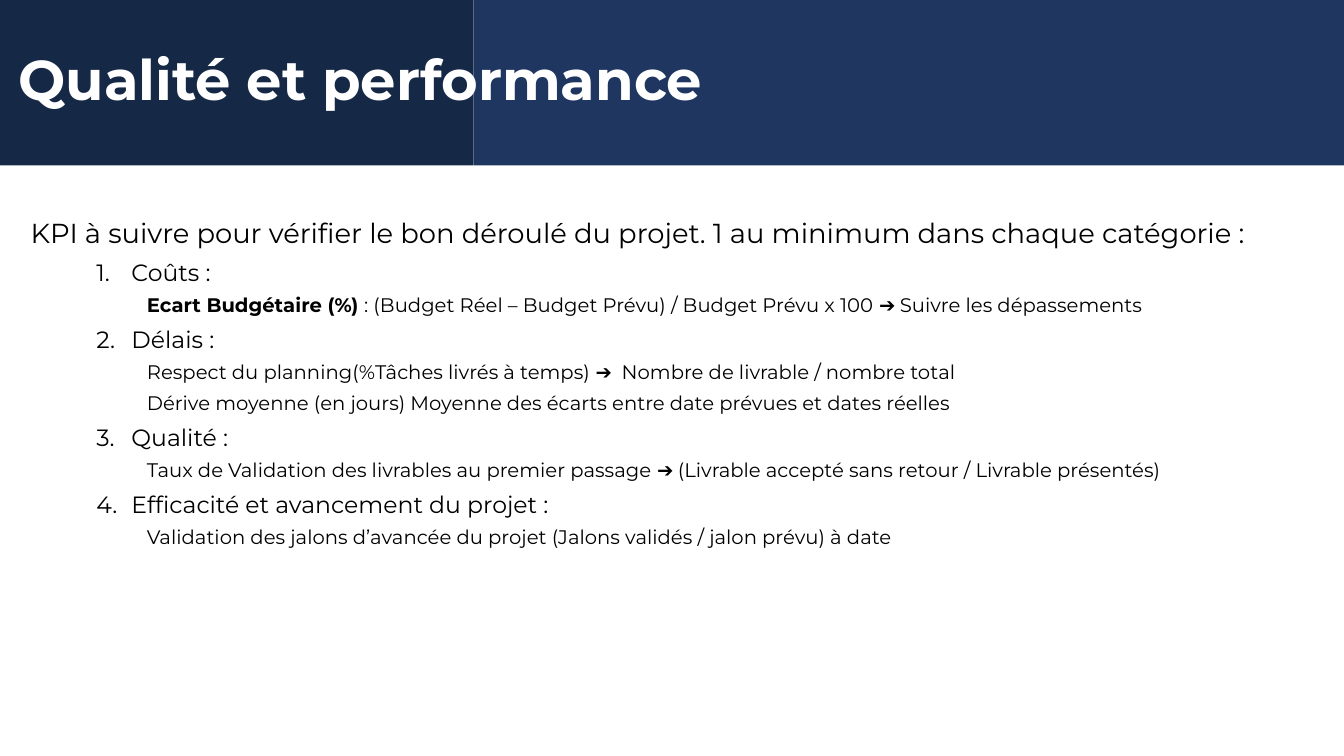
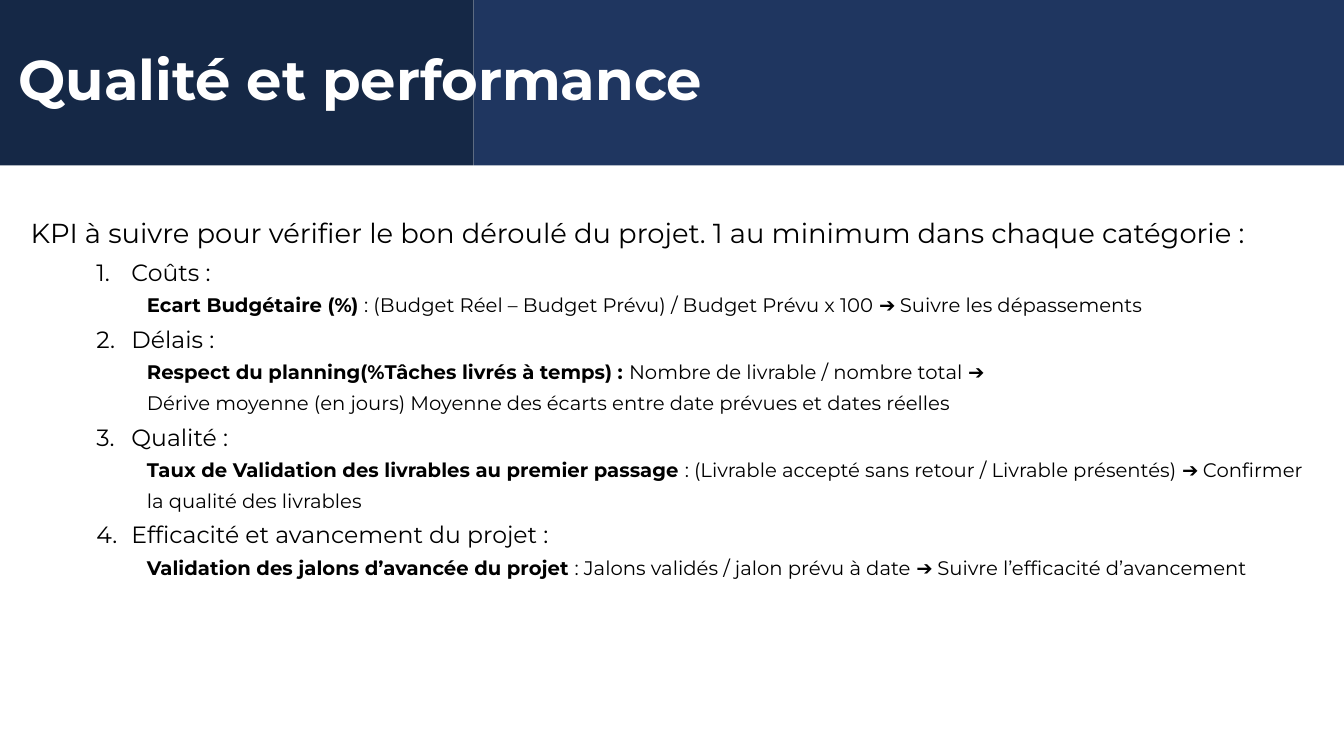
Before and after one commit to Rom1du62/rom1du62.github.io, a slide deck: slide 10 of Realisation_portfolio/Cahier des charges.pptx. Drawn at 1344x756 pixels with LibreOffice and Linux fonts; fonts in the diff are those of the drawing; background and template pictures are left out. Boxes give left, top, right and bottom in pixels: in the first picture for what was removed or moved away, otherwise in the second. Text is boxed around its words. In the diff, an @@ line names an element or a change of style, - is before the commit and + after.

```diff
--- a/Realisation_portfolio/Cahier des charges.pptx
+++ b/Realisation_portfolio/Cahier des charges.pptx
@@ text at (x1=147, y1=363, x2=963, y2=383): text changed; bold on @@
-  Respect du planning(%Tâches livrés à temps) ➔ Nombre de livrable / nombre total
+  Respect du planning(%Tâches livrés à temps) : Nombre de livrable / nombre total ➔
@@ text at (x1=147, y1=461, x2=1302, y2=512): text changed @@
-  Taux de Validation des livrables au premier passage ➔ (Livrable accepté sans retour / Livrable présentés)
+  Taux de Validation des livrables au premier passage : (Livrable accepté sans retour / Livrable présentés) ➔ Confirmer la qualité des livrables
@@ text at (x1=147, y1=559, x2=1247, y2=579): text changed @@
-  Validation des jalons d’avancée du projet (Jalons validés / jalon prévu) à date
+  Validation des jalons d’avancée du projet : Jalons validés / jalon prévu à date ➔ Suivre l’efficacité d’avancement
```
Also in this commit, not shown: 3 other slides changed, 6 other files.
